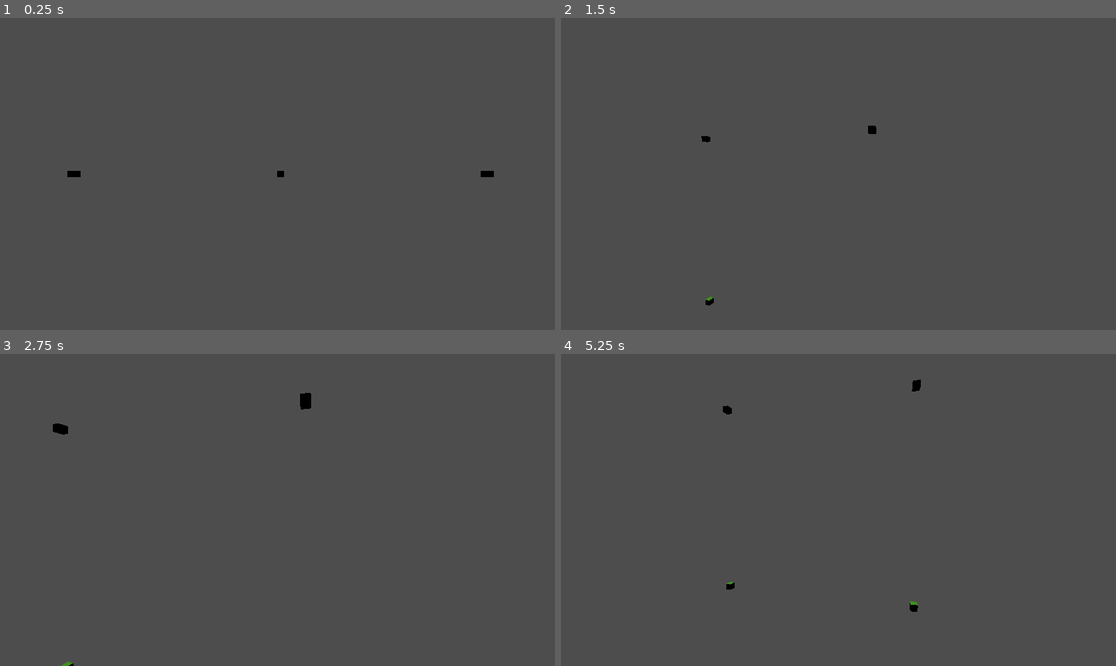
Above: before the commit, frames 1-4 (two rows, left to right).
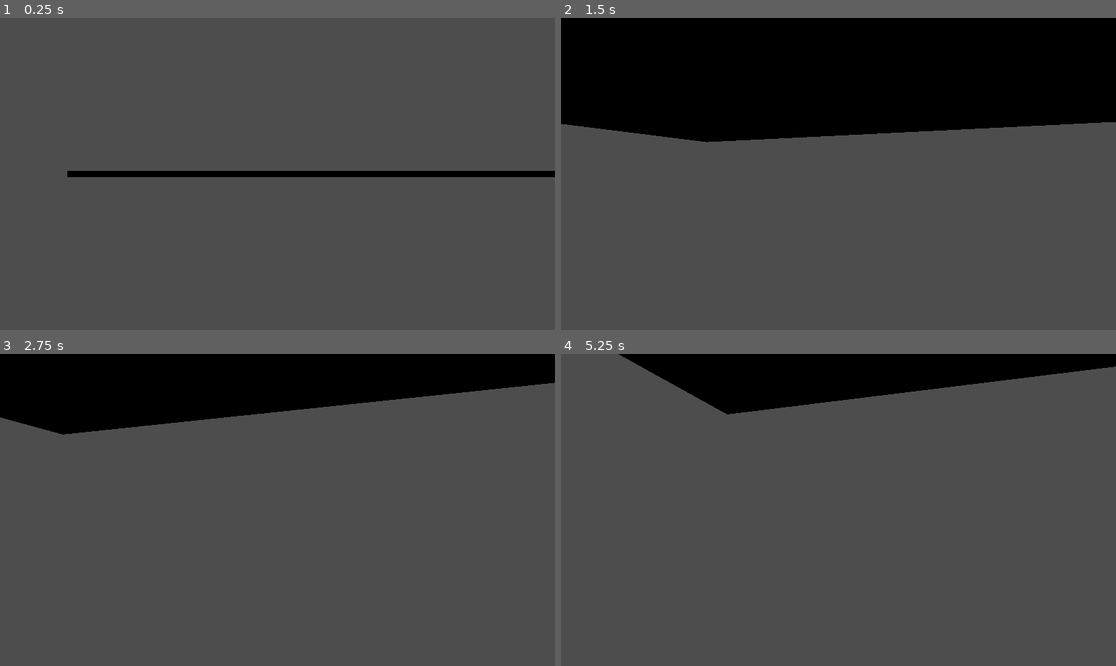
Above: after the commit, the same moments.

Repository: jsoulier/gdcraft
Game: Godot game, scene res://main.tscn
Same seed, same stepped clock (60 frames per second), same inputs: the game is played once before the commit and once after it.
Inputs (mouse positions are in pixels of both pictures, inside the frame that each line leads up to):
- Up to frame 1 (0.25 s): no input
- Up to frame 2 (1.5 s): tap Enter at 0.5 s; move the mouse to (960, 158) at 0.52 s; hold D (right) 0.53-1.28 s; hold Q (crouch) 0.53-1.28 s; click (960, 158) at 0.67 s; tap Space (jump) at 0.77 s; move the mouse to (810, 174) at 1.27 s; hold W (forward) from 1.28 s (still down); tap Q (crouch) at 1.35 s
- Up to frame 3 (2.75 s): keep holding W (forward); tap Space (jump) at 1.52 s; move the mouse to (288, 503) at 2.02 s; hold Q (crouch) from 2.03 s (still down)
- Up to frame 4 (5.25 s): keep holding W (forward); move the mouse to (832, 516) at 2.77 s; release Q (crouch) at 2.78 s; tap Q (crouch) at 2.85, 4.35 s; tap Space (jump) at 3.02, 3.77, 4.25, 4.52 s; move the mouse to (877, 513) at 3.52 s; hold Q (crouch) 3.53-4.28 s; move the mouse to (794, 506) at 4.27 s; tap Enter at 5 s; move the mouse to (844, 510) at 5.02 s; hold Q (crouch) from 5.03 s (still down)

The runs differ from the first frame. In frame 1, 1.6% of the frame differs, in the area x 14-100%, y 48-52%; in frame 2, 37%, in the area x 0-100%, y 0-93%; in frame 3, 18%; in frame 4, 10%.

Commit message:
neighbour lookups

Diff:
--- a/main.gd
+++ b/main.gd
@@ -4,5 +4,5 @@
 
 func _ready() -> void:
 	var world = world_type.instantiate()
-	world.set_generator(Generator.Type.ONE)
+	world.set_generator(Generator.Type.SUPERFLAT)
 	add_child(world)
--- a/project.godot
+++ b/project.godot
@@ -18,6 +18,10 @@
 [debug]
 
 settings/stdout/print_fps=true
+
+[display]
+
+window/vsync/vsync_mode=3
 
 [input]
 
--- a/world/block.gd
+++ b/world/block.gd
@@ -2,6 +2,7 @@
 
 enum Type {
 	GRASS,
+	COUNT,
 }
 
 enum Face {
@@ -14,21 +15,21 @@
 	COUNT,
 }
 
-static func get_normal(face: Face) -> Vector3:
+static func get_normal(face: Face) -> Vector3i:
 	match face:
 		Face.FORWARD:
-			return Vector3.FORWARD
+			return Vector3i.FORWARD
 		Face.BACK:
-			return Vector3.BACK
+			return Vector3i.BACK
 		Face.LEFT:
-			return Vector3.LEFT
+			return Vector3i.LEFT
 		Face.RIGHT:
-			return Vector3.RIGHT
+			return Vector3i.RIGHT
 		Face.UP:
-			return Vector3.UP
+			return Vector3i.UP
 		Face.DOWN:
-			return Vector3.DOWN
-	return Vector3.FORWARD
+			return Vector3i.DOWN
+	return Vector3i.FORWARD
 
 static func get_vertices(face: Face) -> Array[Vector3]:
 	match face:
@@ -78,5 +79,8 @@
 static func get_indices() -> Array[int]:
 	return [0, 1, 2, 0, 2, 3]
 
-static func is_visible(_lhs: Type, _rhs: Type) -> bool:
-	return true
+static func _is_transparent(_type: Type) -> bool:
+	return false
+
+static func is_visible(lhs: Type, rhs: Type) -> bool:
+	return not _is_transparent(lhs) and _is_transparent(rhs)
--- a/world/chunk.gd
+++ b/world/chunk.gd
@@ -25,6 +25,21 @@
 	_create()
 	_world.add_child(self)
 
+func _in_bounds(index: Vector3i) -> bool:
+	return \
+		index.x >= 0 and \
+		index.y >= 0 and \
+		index.z >= 0 and \
+		index.x < _SIZE.x and \
+		index.y < _SIZE.y and \
+		index.z < _SIZE.z
+
+func get_block(index: Vector3i) -> Block.Type:
+	return _blocks.get(index, Block.Type.COUNT)
+
+func _get_local_position(index: Vector3i) -> Vector3i:
+	return (index % _SIZE + _SIZE) % _SIZE
+
 func _create() -> void:
 	var surface_tool = SurfaceTool.new()
 	surface_tool.begin(Mesh.PRIMITIVE_TRIANGLES)
@@ -37,10 +52,19 @@
 			var block_position = Vector3(index)
 			var block_face = i as Block.Face
 			var block_normal = Block.get_normal(block_face)
-			# TODO: look up neighbour
-			if not Block.is_visible(block_type, block_type):
-				continue
-			# TODO: check if a face should be emitted
+			var neighbor_position = index + block_normal
+			var neighbor_type = Block.Type.COUNT
+			if _in_bounds(neighbor_position):
+				neighbor_type = get_block(neighbor_position)
+			else:
+				var neighbor_chunk_index = _index + block_normal
+				var neighbor_chunk = _world.get_chunk(neighbor_chunk_index)
+				if neighbor_chunk != null:
+					var local_position = _get_local_position(neighbor_position)
+					neighbor_type = neighbor_chunk.get_block(local_position)
+			if neighbor_type != Block.Type.COUNT:
+				if not Block.is_visible(block_type, neighbor_type):
+					continue
 			var block_vertices = Block.get_vertices(block_face)
 			var block_face_index = Block.get_face_index(block_type, block_face)
 			var block_texcoords = Block.get_texcoords(block_face)
--- a/world/chunk.gdshader
+++ b/world/chunk.gdshader
@@ -3,7 +3,7 @@
 render_mode cull_back;
 render_mode depth_draw_always;
 
-uniform sampler2DArray spritesheet : filter_nearest;
+uniform sampler2DArray spritesheet : filter_nearest_mipmap;
 
 void fragment() {
 	float index = UV.y * 16.0f + UV.x;
--- a/world/spritesheet.gd
+++ b/world/spritesheet.gd
@@ -14,11 +14,12 @@
 	for y in range(rows):
 		for x in range(columns):
 			# TODO: refactor
-			var layer = Image.create_empty(_SIZE, _SIZE, false, image.get_format())
+			var layer = Image.create_empty(_SIZE, _SIZE, true, image.get_format())
 			for i in range(_SIZE):
 				for j in range(_SIZE):
 					var color = image.get_pixel(x * _SIZE + i, y * _SIZE + j)
 					layer.set_pixel(i, j, color)
+			layer.generate_mipmaps()
 			images.append(layer)
 	var texture_array = Texture2DArray.new()
 	texture_array.create_from_images(images)
--- a/world/world.gd
+++ b/world/world.gd
@@ -1,11 +1,10 @@
 extends Node3D
 
-const _LOAD_WIDTH = 2 # +1 for center
-const _LOAD_HEIGHT = 2 # +1 for center
-@warning_ignore_start("integer_division")
-const _LOAD_HALF_WIDTH = _LOAD_WIDTH / 2
-const _LOAD_HALF_HEIGHT = _LOAD_HEIGHT / 2
-@warning_ignore_restore("integer_division")
+const _WIDTH = 2 # +1 for center
+const _HEIGHT = 2 # +1 for center
+const _SIZE = Vector3i(_WIDTH, _HEIGHT, _WIDTH)
+@warning_ignore("integer_division")
+const _HALF_SIZE = _SIZE / 2
 
 @onready var _player = get_node("Player")
 var _chunk_shader = preload("res://world/chunk.gdshader")
@@ -22,14 +21,17 @@
 func set_generator(type: Generator.Type) -> void:
 	generator = Generator.new(type)
 
+func get_chunk(index: Vector3i) -> Chunk:
+	return _chunks.get(index, null)
+
 func _process(_delta: float) -> void:
 	var chunk_index = Vector3i(_player.position) / Chunk._SIZE
 	if _player_chunk_index == chunk_index:
 		return
 	_player_chunk_index = chunk_index
-	for x in range(-_LOAD_HALF_WIDTH, _LOAD_HALF_WIDTH + 1):
-		for z in range(-_LOAD_HALF_WIDTH, _LOAD_HALF_WIDTH + 1):
-			for y in range(-_LOAD_HALF_HEIGHT, _LOAD_HALF_HEIGHT + 1):
+	for x in range(-_HALF_SIZE.x, _HALF_SIZE.x + 1):
+		for z in range(-_HALF_SIZE.z, _HALF_SIZE.z + 1):
+			for y in range(-_HALF_SIZE.y, _HALF_SIZE.y + 1):
 				var index = _player_chunk_index + Vector3i(x, y, z)
 				if not _chunks.has(index):
 					_chunks[index] = Chunk.new(self, index)
